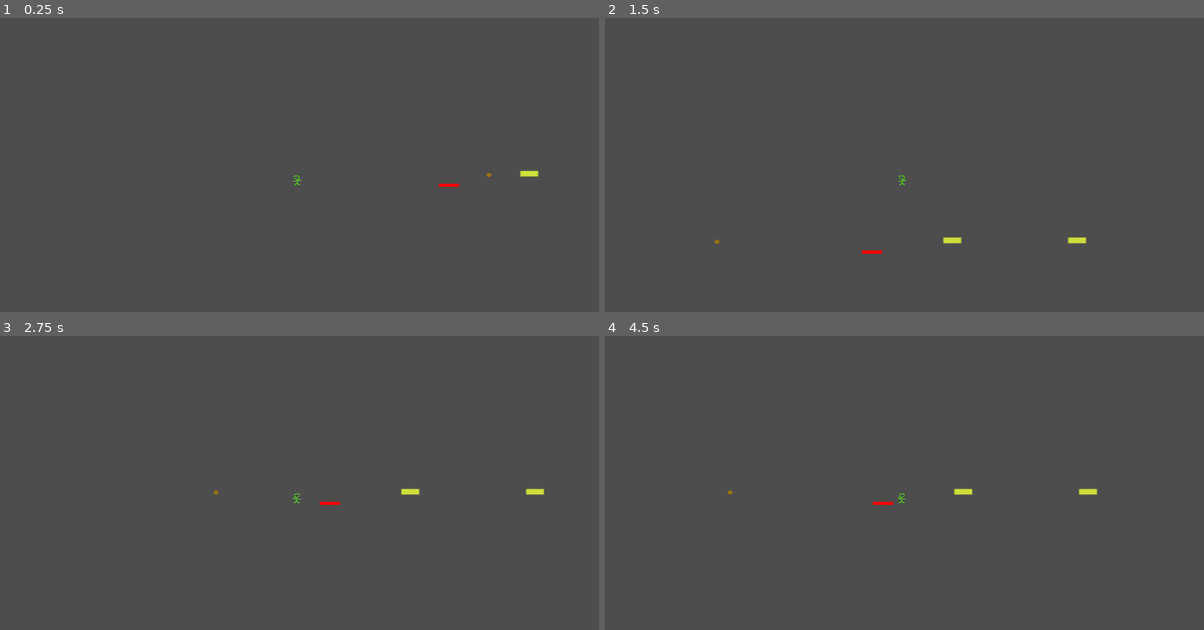
Above: before the commit, frames 1-4 (two rows, left to right).
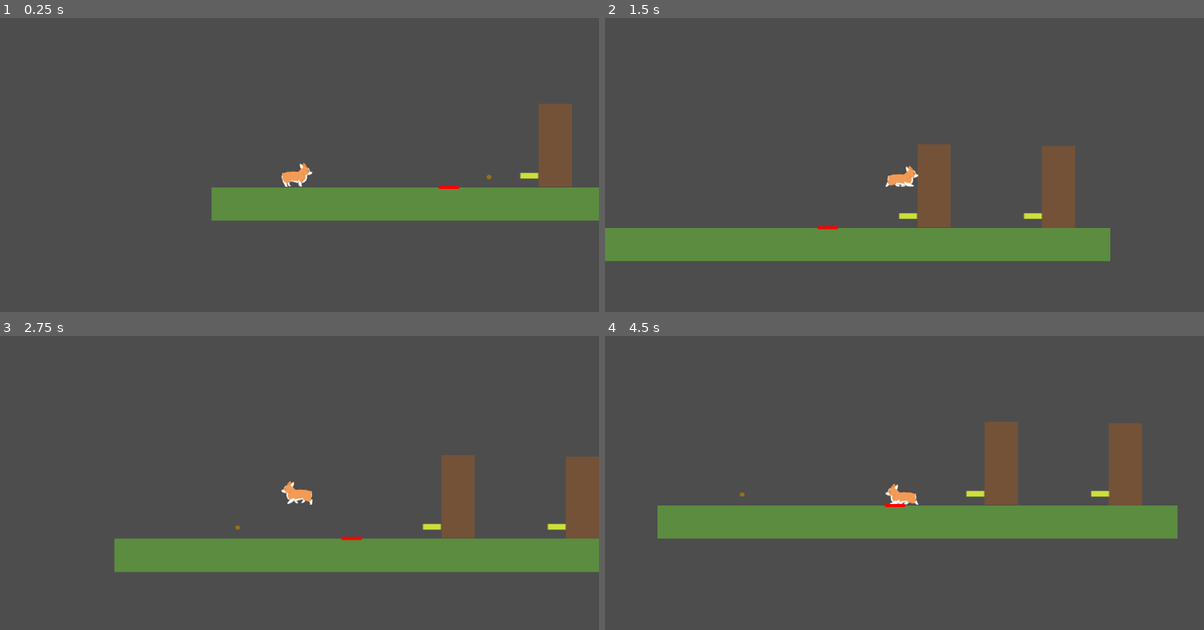
Above: after the commit, the same moments.

Repository: Moochacho1418/corgi-platformer
Game: Godot game, scene res://Level.tscn
Two runs of this game, one before a commit and one after it. Both use one fixed random seed, a clock stepped at 60 frames per second and the inputs below.
Inputs:
- Up to frame 1 (0.25 s): no input
- Up to frame 2 (1.5 s): tap Enter at 0.5 s; hold D (ui_right) from 0.53 s (still down); tap Shift (dash) at 0.6, 1.35 s; tap Space (Jump) at 0.77 s
- Up to frame 3 (2.75 s): tap Space (Jump) at 1.52 s; release D (ui_right) at 2.03 s; hold A (ui_left) from 2.03 s (still down); tap Shift (dash) at 2.1 s
- Up to frame 4 (4.5 s): release A (ui_left) at 2.78 s; hold D (ui_right) 2.78-4.28 s; tap Shift (dash) at 2.85, 3.6, 4.35 s; tap Space (Jump) at 3.02, 3.77 s; hold A (ui_left) from 4.28 s (still down)

The runs differ from the first frame. In frame 1, 9.2% of the frame differs, in the area x 35-100%, y 29-69%; in frame 2, 13%; in frame 3, 13%; in frame 4, 13%, in the area x 8-96%, y 29-69%.

Commit message:
Alice sprite, visible level, dash and wall-cling fixes

Diff:
--- a/Level.tscn
+++ b/Level.tscn
@@ -8,16 +8,8 @@
 [sub_resource type="RectangleShape2D" id="1"]
 size = Vector2(64, 160)
 
-[sub_resource type="ImageTexture" id="7"]
-
-[sub_resource type="ImageTexture" id="8"]
-
 [sub_resource type="RectangleShape2D" id="2"]
 size = Vector2(1000, 64)
-
-[sub_resource type="ImageTexture" id="3"]
-
-[sub_resource type="ImageTexture" id="6"]
 
 [node name="Level" type="Node2D"]
 position = Vector2(-2, -2)
@@ -32,19 +24,23 @@
 position = Vector2(400, -110)
 shape = SubResource("1")
 
-[node name="Sprite2D" type="Sprite2D" parent="Ground/wall/wall1"]
-position = Vector2(-3, 0)
-texture = SubResource("7")
-normal_map = SubResource("8")
+[node name="Color" type="ColorRect" parent="Ground/wall/wall1"]
+offset_left = -32.0
+offset_top = -80.0
+offset_right = 32.0
+offset_bottom = 80.0
+color = Color(0.45, 0.32, 0.22, 1)
 
 [node name="ground" type="CollisionShape2D" parent="Ground"]
 shape = SubResource("2")
 one_way_collision_margin = 0.0
 
-[node name="Sprite2D" type="Sprite2D" parent="Ground/ground"]
-position = Vector2(-1, 1)
-texture = SubResource("3")
-normal_map = SubResource("6")
+[node name="Color" type="ColorRect" parent="Ground/ground"]
+offset_left = -500.0
+offset_top = -32.0
+offset_right = 500.0
+offset_bottom = 32.0
+color = Color(0.36, 0.55, 0.25, 1)
 
 [node name="wall2" type="StaticBody2D" parent="Ground"]
 position = Vector2(-1, -6)
@@ -54,10 +50,12 @@
 position = Vector2(162, -107)
 shape = SubResource("1")
 
-[node name="Sprite2D" type="Sprite2D" parent="Ground/wall2/wall2"]
-position = Vector2(0, 1)
-texture = SubResource("7")
-normal_map = SubResource("8")
+[node name="Color" type="ColorRect" parent="Ground/wall2/wall2"]
+offset_left = -32.0
+offset_top = -80.0
+offset_right = 32.0
+offset_bottom = 80.0
+color = Color(0.45, 0.32, 0.22, 1)
 
 [node name="Player" parent="." instance=ExtResource("1")]
 position = Vector2(-336, -54)
--- a/Player.gd
+++ b/Player.gd
@@ -22,8 +22,8 @@
 
 # Dash
 var is_dashing = false
-var dash_speed = 5000
-var dash_duration = 0.3
+var dash_speed = 900
+var dash_duration = 0.2
 var dash_timer = 0.0
 const MAX_DASHES = 3
 const DASH_COOLDOWN = 3.0
@@ -33,7 +33,9 @@
 @onready var try_again_button = get_node("/root/Level/Button/TryAgainButton")
 
 func _physics_process(delta):
-	handle_input()
+	# Steering is skipped mid-dash, otherwise it zeroes velocity.x and kills the dash after one frame
+	if not is_dashing:
+		handle_input()
 	handle_dash(delta)
 	handle_wall_climb_and_grab(delta)
 	handle_jump()
@@ -70,7 +72,8 @@
 func handle_wall_climb_and_grab(delta):
 	var on_floor = is_on_floor()
 	var wall_normal = get_wall_normal()
-	var touching_wall = abs(wall_normal.x) > 0.9
+	# get_wall_normal() keeps its last value after leaving a wall, so it only counts while is_on_wall()
+	var touching_wall = is_on_wall() and abs(wall_normal.x) > 0.9
 
 	# Buffer wall contact
 	if touching_wall:
--- a/Player.tscn
+++ b/Player.tscn
@@ -1,51 +1,67 @@
 [gd_scene format=3]
 
 [ext_resource type="Script" path="res://Player.gd" id="1"]
-[ext_resource type="Texture2D" path="res://stick.png" id="2"]
+[ext_resource type="Texture2D" path="res://alice/alice_1.png" id="a1"]
+[ext_resource type="Texture2D" path="res://alice/alice_2.png" id="a2"]
+[ext_resource type="Texture2D" path="res://alice/alice_3.png" id="a3"]
+[ext_resource type="Texture2D" path="res://alice/alice_4.png" id="a4"]
 
 [sub_resource type="SpriteFrames" id="1"]
 animations = [{
-"frames": [],
-"loop": 1,
-"name": &"dash ",
+"frames": [{
+"duration": 1.0,
+"texture": ExtResource("a2")
+}],
+"loop": true,
+"name": &"dash",
 "speed": 5.0
 }, {
 "frames": [{
 "duration": 1.0,
-"texture": ExtResource("2")
+"texture": ExtResource("a3")
 }],
-"loop": 1,
+"loop": true,
 "name": &"idle",
 "speed": 5.0
 }, {
 "frames": [{
 "duration": 1.0,
-"texture": ExtResource("2")
+"texture": ExtResource("a2")
 }],
-"loop": 1,
+"loop": true,
 "name": &"jump",
 "speed": 5.0
 }, {
 "frames": [{
 "duration": 1.0,
-"texture": ExtResource("2")
+"texture": ExtResource("a1")
+}, {
+"duration": 1.0,
+"texture": ExtResource("a2")
+}, {
+"duration": 1.0,
+"texture": ExtResource("a3")
+}, {
+"duration": 1.0,
+"texture": ExtResource("a4")
 }],
-"loop": 1,
+"loop": true,
 "name": &"run",
-"speed": 5.0
+"speed": 10.0
 }]
 
 [sub_resource type="RectangleShape2D" id="2"]
-size = Vector2(32, 32)
+size = Vector2(52, 40)
 
 [node name="Player" type="CharacterBody2D"]
 position = Vector2(0, 1)
 script = ExtResource("1")
 
 [node name="AnimatedSprite2D" type="AnimatedSprite2D" parent="."]
-frames = SubResource("1")
-animation = "dash "
-playing = true
+position = Vector2(0, -4)
+sprite_frames = SubResource("1")
+animation = &"idle"
+autoplay = "idle"
 
 [node name="CollisionShape2D" type="CollisionShape2D" parent="."]
 shape = SubResource("2")
--- a/default_env.tres
+++ b/default_env.tres
@@ -1,4 +1,4 @@
-[gd_resource type="Environment" format=3]
+[gd_resource type="Environment" format=3 uid="uid://mjntk8tl0spy"]
 
 [sub_resource type="Sky" id="1"]
 
--- a/project.godot
+++ b/project.godot
@@ -1,4 +1,3 @@
-; Project was converted by built-in tool to Godot 4
 ; Engine configuration file.
 ; It's best edited using the editor UI and not directly,
 ; since the parameters that go here are not all obvious.
@@ -13,6 +12,7 @@
 
 config/name="Corgi Platformer"
 run/main_scene="res://Level.tscn"
+config/features=PackedStringArray("4.7")
 config/icon="res://icon.png"
 
 [gui]
@@ -23,51 +23,51 @@
 
 ui_left={
 "deadzone": 0.5,
-"events": [ Object(InputEventKey,"resource_local_to_scene":false,"resource_name":"","device":0,"alt_pressed":false,"shift_pressed":false,"ctrl_pressed":false,"meta_pressed":false,"command":false,"pressed":false,"keycode":65,"physical_keycode":0,"unicode":0,"echo":false,"script":null)
+"events": [Object(InputEventKey,"resource_local_to_scene":false,"resource_name":"","device":0,"window_id":0,"alt_pressed":false,"shift_pressed":false,"ctrl_pressed":false,"meta_pressed":false,"pressed":false,"keycode":65,"physical_keycode":0,"key_label":0,"unicode":0,"location":0,"echo":false,"script":null)
 , Object(InputEventJoypadButton,"resource_local_to_scene":false,"resource_name":"","device":0,"button_index":13,"pressure":0.0,"pressed":false,"script":null)
- ]
+]
 }
 ui_right={
 "deadzone": 0.5,
-"events": [ Object(InputEventKey,"resource_local_to_scene":false,"resource_name":"","device":0,"alt_pressed":false,"shift_pressed":false,"ctrl_pressed":false,"meta_pressed":false,"command":false,"pressed":false,"keycode":68,"physical_keycode":0,"unicode":0,"echo":false,"script":null)
+"events": [Object(InputEventKey,"resource_local_to_scene":false,"resource_name":"","device":0,"window_id":0,"alt_pressed":false,"shift_pressed":false,"ctrl_pressed":false,"meta_pressed":false,"pressed":false,"keycode":68,"physical_keycode":0,"key_label":0,"unicode":0,"location":0,"echo":false,"script":null)
 , Object(InputEventJoypadButton,"resource_local_to_scene":false,"resource_name":"","device":0,"button_index":14,"pressure":0.0,"pressed":false,"script":null)
- ]
+]
 }
 ui_up={
 "deadzone": 0.5,
-"events": [ Object(InputEventKey,"resource_local_to_scene":false,"resource_name":"","device":0,"alt_pressed":false,"shift_pressed":false,"ctrl_pressed":false,"meta_pressed":false,"command":false,"pressed":false,"keycode":87,"physical_keycode":0,"unicode":0,"echo":false,"script":null)
+"events": [Object(InputEventKey,"resource_local_to_scene":false,"resource_name":"","device":0,"window_id":0,"alt_pressed":false,"shift_pressed":false,"ctrl_pressed":false,"meta_pressed":false,"pressed":false,"keycode":87,"physical_keycode":0,"key_label":0,"unicode":0,"location":0,"echo":false,"script":null)
 , Object(InputEventJoypadButton,"resource_local_to_scene":false,"resource_name":"","device":0,"button_index":11,"pressure":0.0,"pressed":false,"script":null)
- ]
+]
 }
 ui_down={
 "deadzone": 0.5,
-"events": [ Object(InputEventKey,"resource_local_to_scene":false,"resource_name":"","device":0,"alt_pressed":false,"shift_pressed":false,"ctrl_pressed":false,"meta_pressed":false,"command":false,"pressed":false,"keycode":83,"physical_keycode":0,"unicode":0,"echo":false,"script":null)
+"events": [Object(InputEventKey,"resource_local_to_scene":false,"resource_name":"","device":0,"window_id":0,"alt_pressed":false,"shift_pressed":false,"ctrl_pressed":false,"meta_pressed":false,"pressed":false,"keycode":83,"physical_keycode":0,"key_label":0,"unicode":0,"location":0,"echo":false,"script":null)
 , Object(InputEventJoypadButton,"resource_local_to_scene":false,"resource_name":"","device":0,"button_index":12,"pressure":0.0,"pressed":false,"script":null)
- ]
+]
 }
 wall_climb={
 "deadzone": 0.5,
-"events": [ Object(InputEventKey,"resource_local_to_scene":false,"resource_name":"","device":0,"alt_pressed":false,"shift_pressed":false,"ctrl_pressed":false,"meta_pressed":false,"command":false,"pressed":false,"keycode":32,"physical_keycode":0,"unicode":0,"echo":false,"script":null)
+"events": [Object(InputEventKey,"resource_local_to_scene":false,"resource_name":"","device":0,"window_id":0,"alt_pressed":false,"shift_pressed":false,"ctrl_pressed":false,"meta_pressed":false,"pressed":false,"keycode":32,"physical_keycode":0,"key_label":0,"unicode":0,"location":0,"echo":false,"script":null)
 , Object(InputEventJoypadButton,"resource_local_to_scene":false,"resource_name":"","device":0,"button_index":0,"pressure":0.0,"pressed":false,"script":null)
- ]
+]
 }
 dash={
 "deadzone": 0.5,
-"events": [ Object(InputEventKey,"resource_local_to_scene":false,"resource_name":"","device":0,"alt_pressed":false,"shift_pressed":false,"ctrl_pressed":false,"meta_pressed":false,"command":false,"pressed":false,"keycode":0,"physical_keycode":4194325,"unicode":0,"echo":false,"script":null)
+"events": [Object(InputEventKey,"resource_local_to_scene":false,"resource_name":"","device":0,"window_id":0,"alt_pressed":false,"shift_pressed":false,"ctrl_pressed":false,"meta_pressed":false,"pressed":false,"keycode":0,"physical_keycode":4194325,"key_label":0,"unicode":0,"location":0,"echo":false,"script":null)
 , Object(InputEventJoypadButton,"resource_local_to_scene":false,"resource_name":"","device":0,"button_index":2,"pressure":0.0,"pressed":false,"script":null)
- ]
+]
 }
 try_again={
 "deadzone": 0.5,
-"events": [ Object(InputEventJoypadButton,"resource_local_to_scene":false,"resource_name":"","device":0,"button_index":0,"pressure":0.0,"pressed":false,"script":null)
-, Object(InputEventKey,"resource_local_to_scene":false,"resource_name":"","device":0,"alt_pressed":false,"shift_pressed":false,"ctrl_pressed":false,"meta_pressed":false,"command":false,"pressed":false,"keycode":0,"physical_keycode":32,"unicode":0,"echo":false,"script":null)
- ]
+"events": [Object(InputEventJoypadButton,"resource_local_to_scene":false,"resource_name":"","device":0,"button_index":0,"pressure":0.0,"pressed":false,"script":null)
+, Object(InputEventKey,"resource_local_to_scene":false,"resource_name":"","device":0,"window_id":0,"alt_pressed":false,"shift_pressed":false,"ctrl_pressed":false,"meta_pressed":false,"pressed":false,"keycode":0,"physical_keycode":32,"key_label":0,"unicode":0,"location":0,"echo":false,"script":null)
+]
 }
 Jump={
 "deadzone": 0.5,
-"events": [ Object(InputEventKey,"resource_local_to_scene":false,"resource_name":"","device":0,"alt_pressed":false,"shift_pressed":false,"ctrl_pressed":false,"meta_pressed":false,"command":false,"pressed":false,"keycode":0,"physical_keycode":32,"unicode":0,"echo":false,"script":null)
+"events": [Object(InputEventKey,"resource_local_to_scene":false,"resource_name":"","device":0,"window_id":0,"alt_pressed":false,"shift_pressed":false,"ctrl_pressed":false,"meta_pressed":false,"pressed":false,"keycode":0,"physical_keycode":32,"key_label":0,"unicode":0,"location":0,"echo":false,"script":null)
 , Object(InputEventJoypadButton,"resource_local_to_scene":false,"resource_name":"","device":0,"button_index":0,"pressure":0.0,"pressed":false,"script":null)
- ]
+]
 }
 
 [rendering]
Binary file added: alice/alice_1.png
Not shown, added: alice/alice_1.png.import
Binary file added: alice/alice_2.png
Not shown, added: alice/alice_2.png.import
Binary file added: alice/alice_3.png
Not shown, added: alice/alice_3.png.import
Binary file added: alice/alice_4.png
Not shown, added: alice/alice_4.png.import
Not shown, changed: .gitignore
